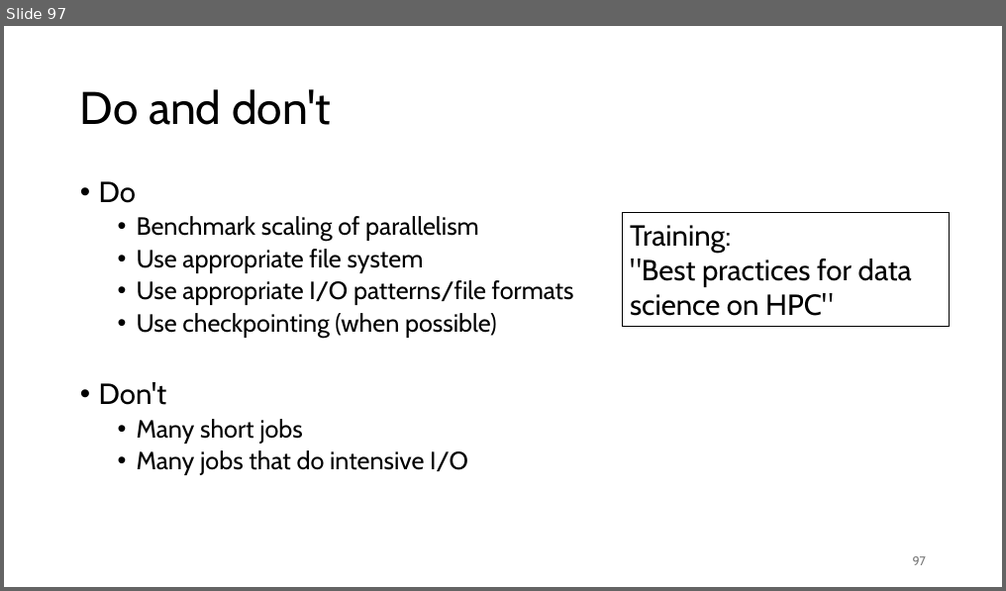
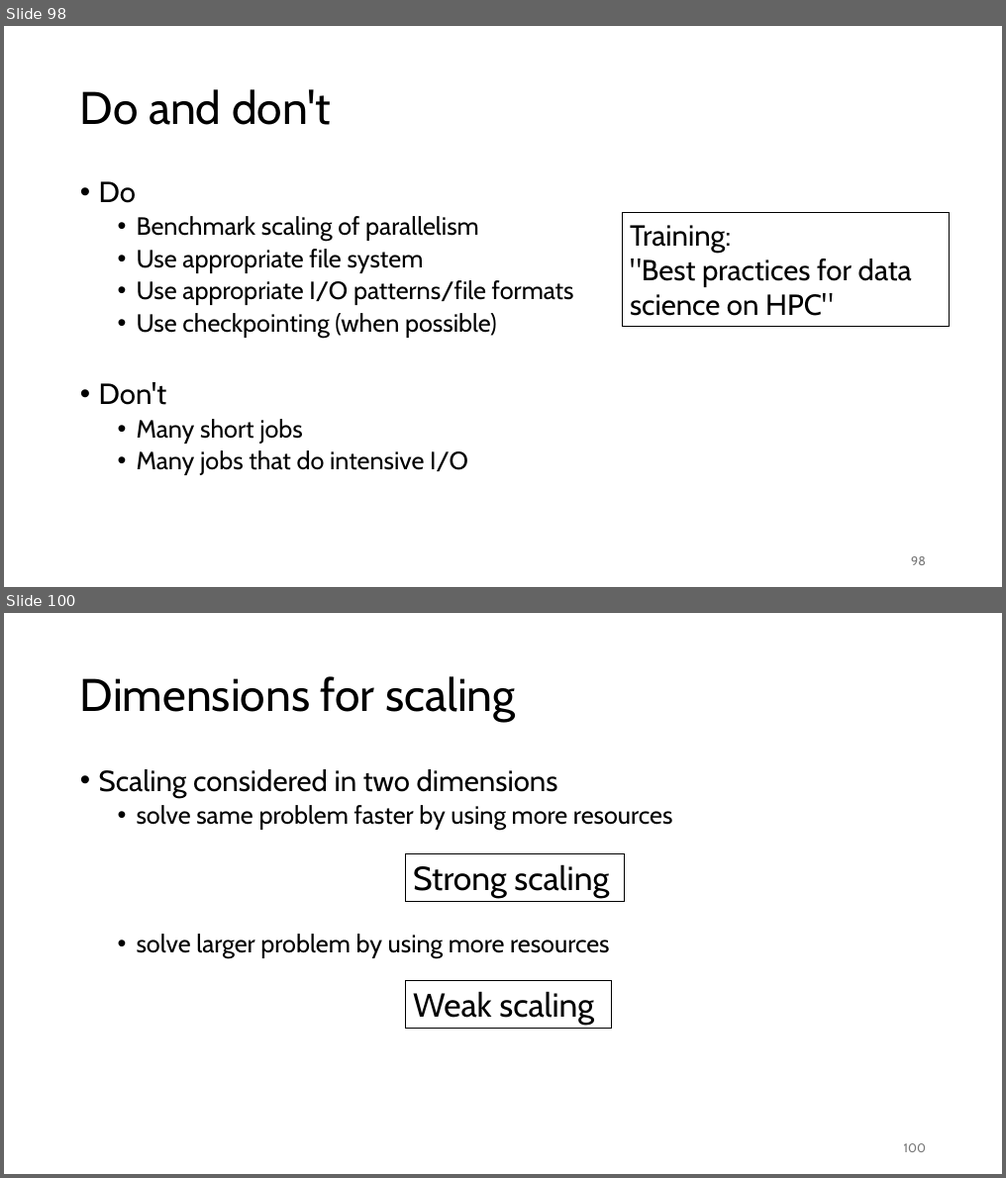
Before and after one commit to gjbex/Workflows-for-HPC, a slide deck: workflow_for_HPC.pptx. Shown one above the other, each under a label of ours: slide 97 before the commit, slides 98 and 100 after it; the slides between them are not shown. The pictures are 1006x591 and 1006x1178 pixels, drawn with LibreOffice and Linux fonts; fonts in the diff are those of the drawing. Boxes give left, top, right and bottom in pixels: in the first picture for what was removed or moved away, otherwise in the second. Text is boxed around its words. In the diff, an @@ line names an element or a change of style, - is before the commit and + after.

Commit message:
Add scaling slides

```diff
--- a/workflow_for_HPC.pptx
+++ b/workflow_for_HPC.pptx
@@ slide 100 added at bbox=[4, 613, 1002, 1174], background #FFFFFF @@
@@ title added at bbox=[80, 676, 516, 722], 44 pt, text #000000 @@
+Dimensions for scaling
@@ text added at bbox=[99, 769, 673, 959], 24 pt, text #000000 @@
+• Scaling considered in two dimensions
+  • solve same problem faster by using more resources
+  • solve larger problem by using more resources
@@ rectangle added at bbox=[406, 854, 626, 902], outline #000000 0.75 pt, 32 pt, text #000000 @@
+Strong scaling
@@ rectangle added at bbox=[406, 980, 612, 1029], outline #000000 0.75 pt, 32 pt, text #000000 @@
+Weak scaling
@@ page number added at bbox=[904, 1144, 926, 1153], 12 pt, text #797979 @@
+100
@@ what was slide 97 is now slide 98 @@
@@ page number at bbox=[911, 557, 926, 566]: text changed @@
-97
+98
```
Also in this commit, not shown: 13 other slides added.
